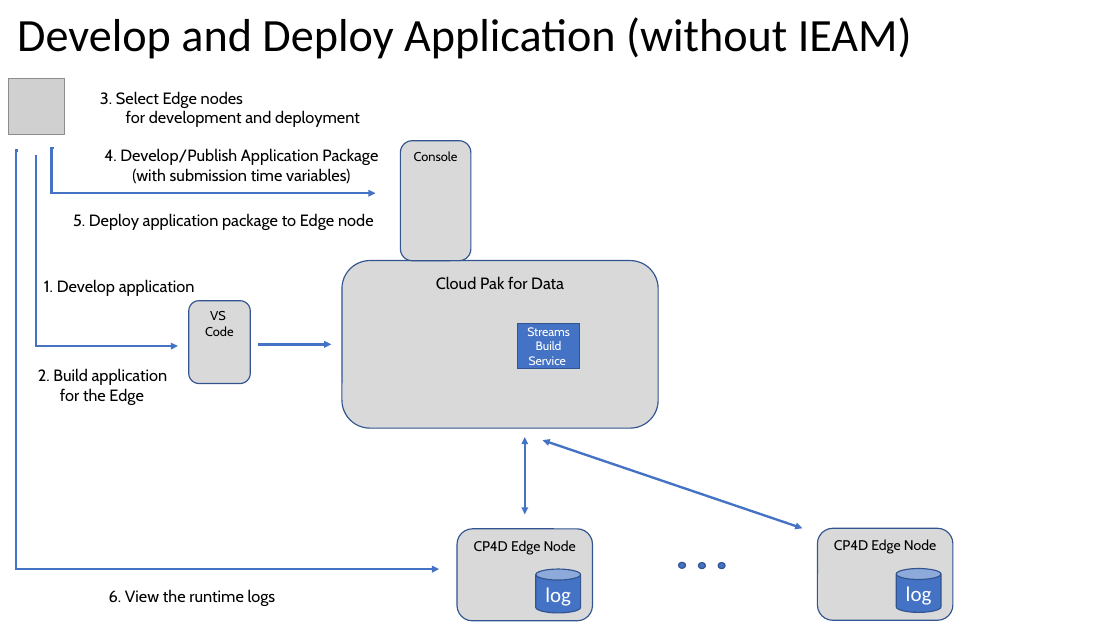
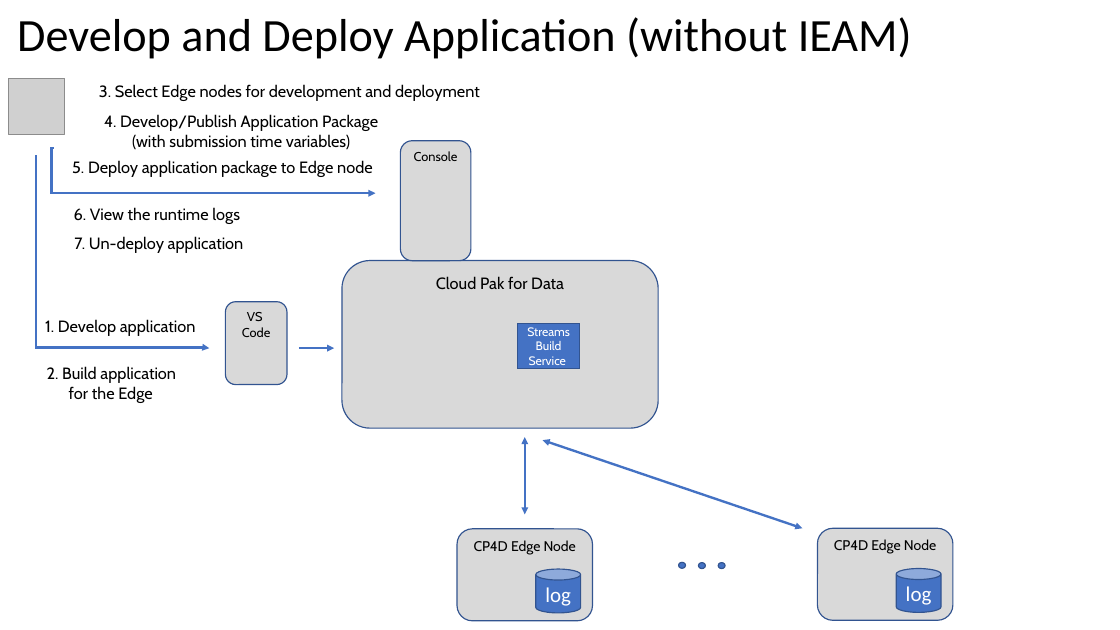
Before and after one commit to IBMStreams/sample.edge-app-control, a slide deck: slide 4 of images/Edge-samples-figures.pptx. Drawn at 1120x630 pixels with LibreOffice and Linux fonts; fonts in the diff are those of the drawing; grey boxes stand for pictures. Boxes give left, top, right and bottom in pixels: in the first picture for what was removed or moved away, otherwise in the second. Text is boxed around its words. In the diff, an @@ line names an element or a change of style, - is before the commit and + after.

```diff
--- a/images/Edge-samples-figures.pptx
+++ b/images/Edge-samples-figures.pptx
@@ text at (99,84,480,101): text changed @@
-3. Select Edge nodes
-for development and deployment
+3. Select Edge nodes for development and deployment
@@ text "4. Develop/Publish Application Package": place and size @@
-text "4. Develop/Publish Application Package" at (104,148,378,184)
+text "4. Develop/Publish Application Package" at (104,114,378,150)
@@ elbow arrow removed from (18, 150) to (439, 569) @@
@@ elbow arrow moved from (36, 155) - (178, 346) to (36, 155) - (209, 348) @@
@@ text "5. Deploy application package to ...": place and size @@
-text "5. Deploy application package to ..." at (73,213,374,230)
+text "5. Deploy application package to ..." at (72,160,373,177)
@@ text "6. View the runtime logs": place and size @@
-text "6. View the runtime logs" at (109,589,276,606)
+text "6. View the runtime logs" at (74,207,240,224)
@@ text added at (74,236,244,253), 14 pt, text #000000 @@
+7. Un-deploy application
@@ text "1. Develop application": place and size @@
-text "1. Develop application" at (44,279,195,296)
+text "1. Develop application" at (45,319,196,336)
@@ rounded rectangle "VS": place and size @@
-rounded rectangle "VS" at (189,301,250,384)
+rounded rectangle "VS" at (225,302,287,385)
@@ arrow moved from (258, 344) - (331, 344) to (299, 348) - (334, 348) @@
@@ text "2. Build application": place and size @@
-text "2. Build application" at (38,368,168,405)
+text "2. Build application" at (47,366,176,403)
```
Also in this commit, not shown: 1 other slide changed, 3 other files.
